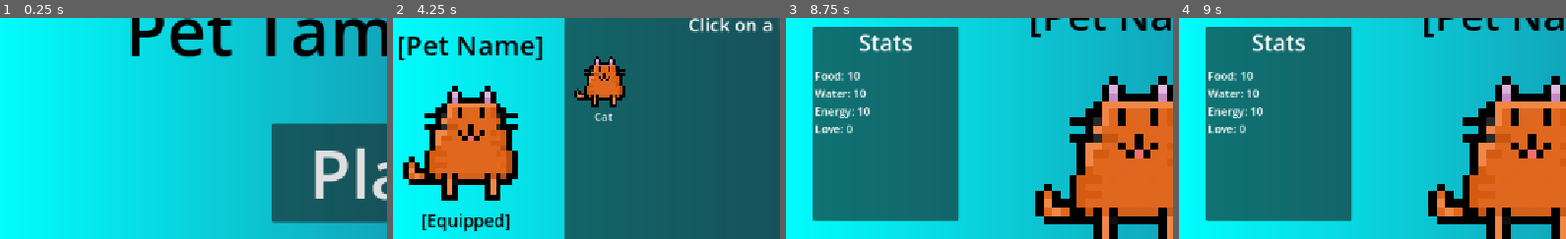
Above: before the commit, frames 1-4 (left to right).
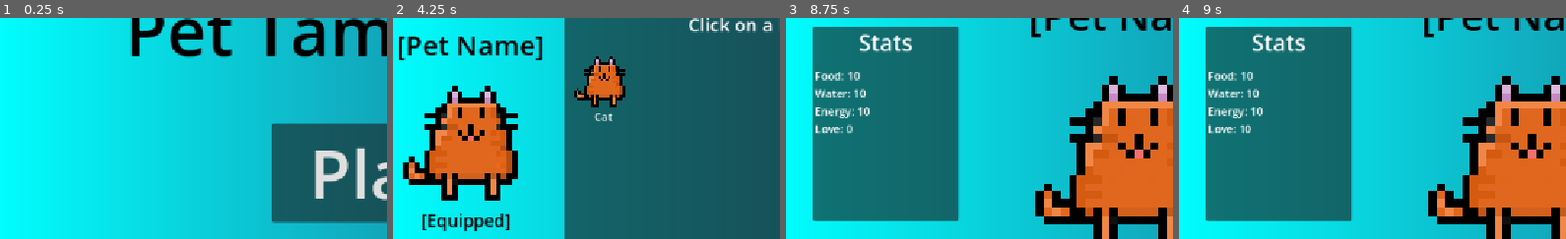
Above: after the commit, the same moments.

Repository: smallzdev/Tomagotchi-game
Game: Godot game, scene res://scenes/menus/main_menu.tscn
Same seed, same stepped clock (60 frames per second), same inputs: the game is played once before the commit and once after it.
Inputs (mouse positions are % of the whole screen's width and height, from its top left):
- Up to frame 1 (0.25 s): no input
- Up to frame 2 (4.25 s): click "Play" at 0.5 s; click "food" at 1.25 s; click "water" at 2 s; click "energy" at 2.75 s; click "Pets" at 3.5 s
- Up to frame 3 (8.75 s): click "Back" at 4.25 s; click "Menu" at 5 s; click "Play" at 5.75 s; tap Enter at 6.5, 8 s; move the mouse to (72, 45) at 6.52 s; hold Right 6.53-7.28 s; tap Alt at 6.6, 8.1 s; click (72, 45) at 6.67 s; tap Space at 7.25 s; move the mouse to (29, 55) at 7.27 s; hold Down 7.28-8.03 s; tap Shift at 7.35 s; click (29, 55) at 7.42 s; move the mouse to (59, 28) at 8.02 s; hold Right from 8.03 s (still down); click (59, 28) at 8.17 s
- Up to frame 4 (9 s): tap Space at 8.75 s; move the mouse to (44, 70) at 8.77 s; release Right at 8.78 s; hold Up from 8.78 s (still down); tap Shift at 8.85 s; click (44, 70) at 8.92 s
The pictures show only the part of the screen within x 0-50%, y 21-71%; the shares and areas given below are measured in that part.

Frames 1-3 are identical in both runs. In frame 4, less than 0.1% of the frame differs, in the area x 15-19%, y 48-53%.

Commit message:
Comments + Love!
Made the love mechanic work when patting the pet. I like how it turned out, but it was a bit challenging for me.

I also made comments on all my code so others (and vic) can read it without being as confused as I was reading my own code a few minuites later :)

I probably did more as well!!

Diff:
--- a/scenes/menus/main_game_buttons.gd
+++ b/scenes/menus/main_game_buttons.gd
@@ -4,16 +4,20 @@
 @onready var statText = %statTextLabel
 
 func _ready() -> void:
+	# button variables
 	var petsButton = %petsButton
 	var foodButton = %foodButton
 	var waterButton = %waterButton
 	var energyButton = %energyButton
+
+	# when clicked it runs the functions
 	petsButton.pressed.connect(petsButton_pressed)
 	foodButton.pressed.connect(foodButton_pressed)
 	waterButton.pressed.connect(waterButton_pressed)
 	energyButton.pressed.connect(energyButton_pressed)
 	statUpdate()
 
+# changes menu to the pet inventory thing
 func petsButton_pressed():
 	get_tree().change_scene_to_packed(petsMenu)
 
@@ -21,6 +25,8 @@
 # got the if statements written, now just needa fill it
 # in next time I feel like it.
 
+# Note: this might be a bit confusing, check
+# pet_sprite.gd file for comments on how it all works.
 func foodButton_pressed():
 	if Global.food <= 90:
 		print("Food is less than 100, at " + str(Global.food))
@@ -50,6 +56,7 @@
 		Global.water = 100
 	statUpdate()
 
+# when calls, updates the text.
 func statUpdate():
 	statText.text = "Food: " + str(Global.food) + "
 	Water: " + str(Global.water) + "
--- a/scenes/menus/main_game_scene.tscn
+++ b/scenes/menus/main_game_scene.tscn
@@ -4,6 +4,7 @@
 [ext_resource type="Script" uid="uid://dhismqn5ngu3j" path="res://scripts/menu_button.gd" id="2_ttbmu"]
 [ext_resource type="Script" uid="uid://dfum1py7ro6qt" path="res://scenes/menus/main_game_buttons.gd" id="3_2yd1b"]
 [ext_resource type="Texture2D" uid="uid://tlvriaji08jr" path="res://Resources/InUse/ReusedAssets/cat.png" id="3_pgmow"]
+[ext_resource type="Script" uid="uid://dmqw6rtj7oams" path="res://scenes/menus/pet_sprite.gd" id="5_qmn8o"]
 
 [sub_resource type="Gradient" id="Gradient_ttbmu"]
 colors = PackedColorArray(0, 1, 1, 1, 0.13909006, 0.3063838, 0.46577227, 1)
@@ -21,6 +22,9 @@
 "name": &"cat",
 "speed": 5.0
 }]
+
+[sub_resource type="RectangleShape2D" id="RectangleShape2D_udkci"]
+size = Vector2(22.75, 22.333332)
 
 [node name="Node2D" type="Node2D" unique_id=111207536]
 
@@ -52,13 +56,6 @@
 text = "Pets"
 icon = ExtResource("1_582wh")
 script = ExtResource("3_2yd1b")
-
-[node name="AnimatedSprite2D" type="AnimatedSprite2D" parent="." unique_id=1383893210]
-texture_filter = 1
-position = Vector2(528, 332)
-scale = Vector2(12, 12)
-sprite_frames = SubResource("SpriteFrames_stm8k")
-animation = &"cat"
 
 [node name="foodButton" type="Button" parent="." unique_id=1158770600]
 unique_name_in_owner = true
@@ -96,6 +93,20 @@
 theme_override_font_sizes/font_size = 60
 text = "[Pet Name]"
 
+[node name="Area2D" type="Area2D" parent="." unique_id=1667564025]
+position = Vector2(528, 332)
+scale = Vector2(12, 12)
+script = ExtResource("5_qmn8o")
+
+[node name="PetSprite" type="AnimatedSprite2D" parent="Area2D" unique_id=1383893210]
+texture_filter = 1
+sprite_frames = SubResource("SpriteFrames_stm8k")
+animation = &"cat"
+
+[node name="CollisionShape2D" type="CollisionShape2D" parent="Area2D" unique_id=853786905]
+position = Vector2(-1.375, 1.166666)
+shape = SubResource("RectangleShape2D_udkci")
+
 [node name="statsPannel" type="Panel" parent="." unique_id=760876519]
 offset_left = 58.0
 offset_top = 151.0
@@ -121,3 +132,5 @@
 Water: [N/A]
 Energy: [N/A]
 Love: [N/A]"
+
+[connection signal="input_event" from="Area2D" to="Area2D" method="petting_love"]
--- /dev/null
+++ b/scenes/menus/pet_sprite.gd
@@ -0,0 +1,34 @@
+extends Area2D
+
+# stat label
+@onready var statText = %statTextLabel
+
+# when this function updates the stat text.
+func statUpdate():
+	statText.text = "Food: " + str(Global.food) + "
+	Water: " + str(Global.water) + "
+	Energy: " + str(Global.energy) + "
+	Love: " + str(Global.love)
+
+
+# petting function, so when you click on the cat this runs
+# you may need to expand the collisionshape since it
+# only fits the cat rn :D
+func petting_love(viewport: Node, event: InputEvent, shape_idx: int) -> void:
+	if event is InputEventMouseButton and event.pressed and event.button_index == MOUSE_BUTTON_LEFT:
+
+# if less than or equals 90, it adds the default love ammount.
+		if Global.love <= 90:
+			Global.love += 10
+			statUpdate()
+
+# If Global.love is  more than 100, it just sets to 100.
+		elif Global.love > 100:
+			Global.love = 100
+			statUpdate()
+
+# if the love is more than 90, it just goes to 100 which
+# is the max. If it added 10, itd be over 100.
+		elif Global.love > 90 and Global.love <= 100:
+			Global.love = 100
+			statUpdate()
Not shown, added: scenes/menus/pet_sprite.gd.uid
